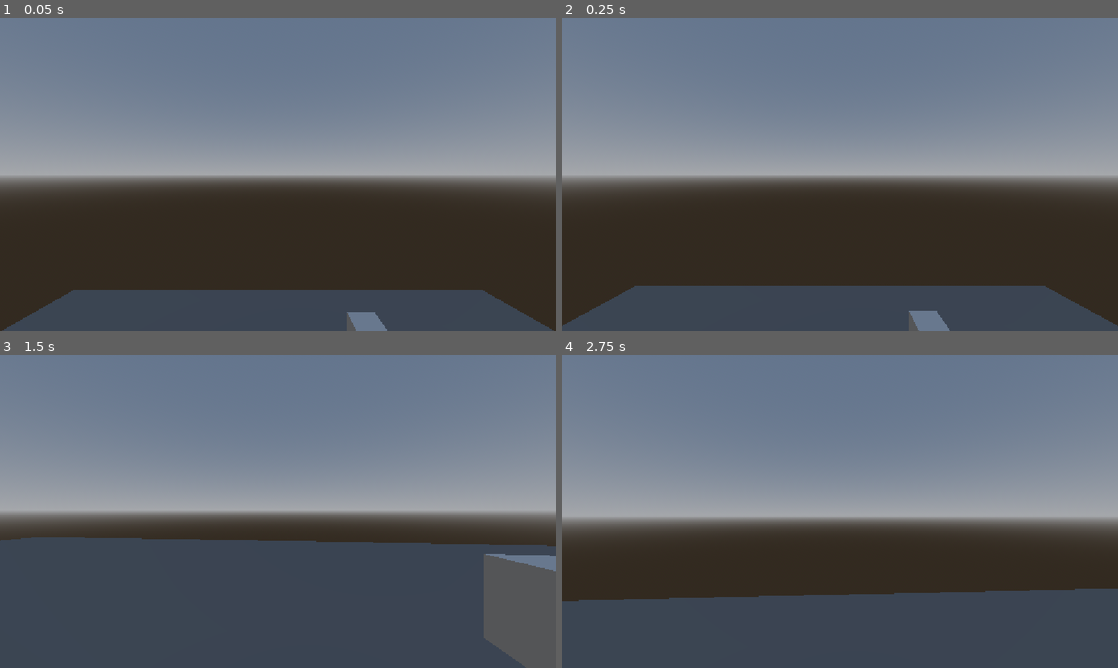
Above: before the commit, frames 1-4 (two rows, left to right).
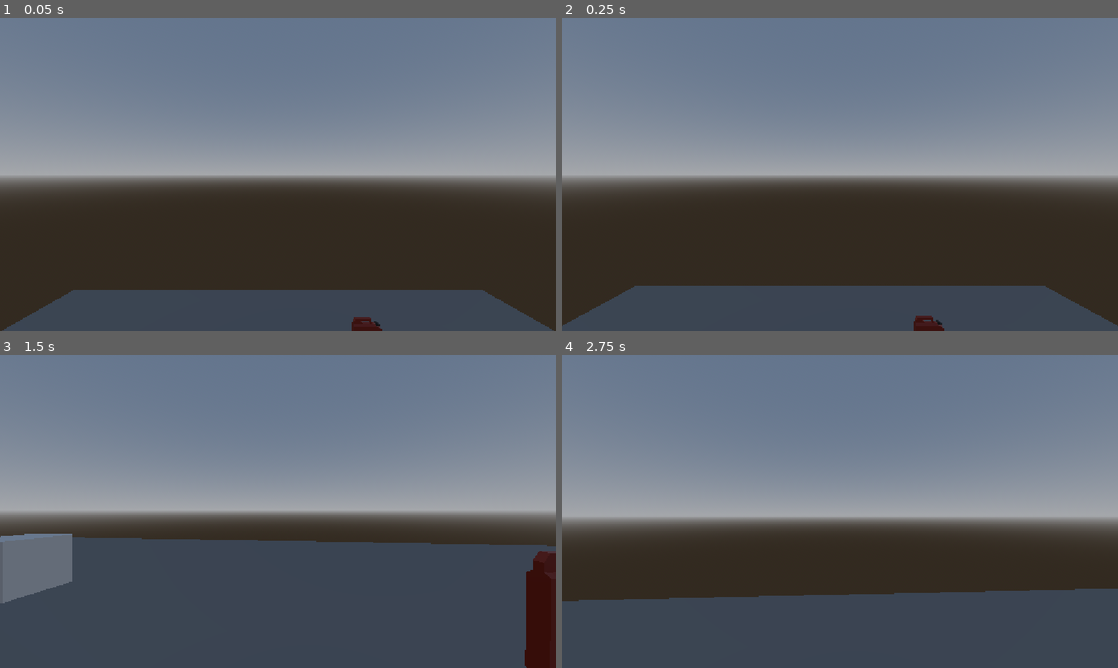
Above: after the commit, the same moments.

Repository: boredguywithacomputer/untitled-hackclub-game
Game: Godot game, scene res://node_3d.tscn
The game is run twice, just before and just after one commit, with the same random seed, the same clock (stepped at 60 frames per second) and the same inputs.
Inputs (mouse positions are in pixels of both pictures, inside the frame that each line leads up to):
- Up to frame 1 (0.05 s): no input
- Up to frame 2 (0.25 s): no input
- Up to frame 3 (1.5 s): tap Enter at 0.5 s; move the mouse to (305, 511) at 0.52 s; press the mouse at (305, 511) at 0.53 s; hold W (Forward) from 0.53 s (still down); tap Space (Jump) at 0.77 s; move the mouse to (250, 511) at 1.27 s; release the mouse at (250, 511) at 1.28 s; tap E (Interact) at 1.35 s
- Up to frame 4 (2.75 s): keep holding W (Forward); tap Space (Jump) at 1.52 s; move the mouse to (851, 505) at 2.02 s; tap Alt at 2.1 s

The runs differ from the first frame. In frame 1, 0.4% of the frame differs, in the area x 62-70%, y 94-100%; in frame 2, 0.4%; in frame 3, 6.8%, in the area x 0-100%, y 57-100%; in frame 4, nothing differs.

Commit message:
Made some minor tweaks
added models for some things, fixed a few bugs, etc.

Diff:
--- a/imdead/Events.gd
+++ b/imdead/Events.gd
@@ -3,3 +3,4 @@
 signal unprompt(object: Node)
 signal interaction(object: Node, triggerevent: String)
 signal burn(objectList: Array)
+signal slow(velocity)
--- a/imdead/character_body_3d.gd
+++ b/imdead/character_body_3d.gd
@@ -1,14 +1,18 @@
 extends CharacterBody3D
 
-const SPEED = 5.0
-const JUMP_VELOCITY = 4.5
+var SPEED = 5.0
+var JUMP_VELOCITY = 5.0
+
+func _ready() -> void:
+	Events.slow.connect(_change_speed)
+
+func _change_speed(speed):
+	SPEED += speed
 
 func _physics_process(delta: float) -> void:
-	# Add the gravity.
 	if not is_on_floor():
 		velocity += get_gravity() * delta
 
-	# Handle jump.
 	if Input.is_action_just_pressed("Jump") and is_on_floor():
 		velocity.y = JUMP_VELOCITY
 
--- a/imdead/node_3d.tscn
+++ b/imdead/node_3d.tscn
@@ -4,9 +4,11 @@
 [ext_resource type="Script" uid="uid://qcorh6p4dxxh" path="res://camera_3d.gd" id="2_noarx"]
 [ext_resource type="Script" uid="uid://bmnwym5t4enom" path="res://loot_llama.gd" id="3_a0tk4"]
 [ext_resource type="Script" uid="uid://dlq6mavbu7bq3" path="res://models/flamethrower.gd" id="4_i5arm"]
-[ext_resource type="PackedScene" uid="uid://cgye7ghib5045" path="res://flamethrower.glb" id="4_jka67"]
+[ext_resource type="PackedScene" uid="uid://cgye7ghib5045" path="res://models/flamethrower.glb" id="4_jka67"]
 [ext_resource type="Script" uid="uid://6q33gsl1ha8y" path="res://canvas_layer.gd" id="4_r3fl7"]
+[ext_resource type="PackedScene" uid="uid://b28v3y1vfv11o" path="res://models/gas.glb" id="6_4arys"]
 [ext_resource type="Script" uid="uid://dfg51hdbq46j6" path="res://door.gd" id="6_wc5p8"]
+[ext_resource type="Script" uid="uid://lof6ghwnn7lb" path="res://slowdown.gd" id="8_jsk3o"]
 
 [sub_resource type="CylinderShape3D" id="CylinderShape3D_4xowi"]
 
@@ -41,10 +43,23 @@
 [sub_resource type="StandardMaterial3D" id="StandardMaterial3D_noarx"]
 
 [sub_resource type="BoxShape3D" id="BoxShape3D_lgns8"]
+size = Vector3(1, 1, 0.3)
 
 [sub_resource type="SphereShape3D" id="SphereShape3D_5hio4"]
 
 [sub_resource type="PhysicsMaterial" id="PhysicsMaterial_jka67"]
+
+[sub_resource type="BoxShape3D" id="BoxShape3D_6iypd"]
+size = Vector3(1, 1, 0.3)
+
+[sub_resource type="BoxShape3D" id="BoxShape3D_4arys"]
+
+[sub_resource type="CylinderShape3D" id="CylinderShape3D_wc5p8"]
+
+[sub_resource type="StandardMaterial3D" id="StandardMaterial3D_wc5p8"]
+
+[sub_resource type="CylinderMesh" id="CylinderMesh_lgns8"]
+material = SubResource("StandardMaterial3D_wc5p8")
 
 [node name="Node3D" type="Node3D" unique_id=1729448010]
 
@@ -137,6 +152,7 @@
 triggeredEvent = "Grab_Fuel"
 
 [node name="MeshInstance3D" type="MeshInstance3D" parent="Fuel" unique_id=104985071]
+visible = false
 mesh = SubResource("BoxMesh_lgns8")
 surface_material_override/0 = SubResource("StandardMaterial3D_noarx")
 
@@ -149,6 +165,9 @@
 [node name="CollisionShape3D" type="CollisionShape3D" parent="Fuel/Hitbox" unique_id=1018047862]
 shape = SubResource("SphereShape3D_5hio4")
 
+[node name="gas" parent="Fuel" unique_id=794692449 instance=ExtResource("6_4arys")]
+transform = Transform3D(0.3, 0, 0, 0, 0.3, 0, 0, 0, 0.3, 0, 0, 0)
+
 [node name="Fuel2" type="RigidBody3D" parent="." unique_id=1200942483]
 transform = Transform3D(1, 0, 0, 0, 1, 0, 0, 0, 1, -3, 3, 6.906854)
 mass = 300.0
@@ -156,16 +175,8 @@
 promptName = "Refuel"
 triggeredEvent = "Grab_Fuel"
 
-[node name="MeshInstance3D" type="MeshInstance3D" parent="Fuel2" unique_id=421986854]
-mesh = SubResource("BoxMesh_lgns8")
-surface_material_override/0 = SubResource("StandardMaterial3D_noarx")
-
-[node name="MeshInstance3D2" type="MeshInstance3D" parent="Fuel2" unique_id=455511645]
-mesh = SubResource("BoxMesh_lgns8")
-surface_material_override/0 = SubResource("StandardMaterial3D_noarx")
-
 [node name="CollisionShape3D" type="CollisionShape3D" parent="Fuel2" unique_id=2035176314]
-shape = SubResource("BoxShape3D_lgns8")
+shape = SubResource("BoxShape3D_6iypd")
 
 [node name="Hitbox" type="Area3D" parent="Fuel2" unique_id=305148974]
 transform = Transform3D(3, 0, 0, 0, 3, 0, 0, 0, 3, 0, 0, 0)
@@ -173,8 +184,11 @@
 [node name="CollisionShape3D" type="CollisionShape3D" parent="Fuel2/Hitbox" unique_id=1638266859]
 shape = SubResource("SphereShape3D_5hio4")
 
+[node name="gas" parent="Fuel2" unique_id=995519572 instance=ExtResource("6_4arys")]
+transform = Transform3D(0.3, 0, 0, 0, 0.3, 0, 0, 0, 0.3, 0, 0, 0)
+
 [node name="Door" type="RigidBody3D" parent="." unique_id=603209943]
-transform = Transform3D(1, 0, 0, 0, 1, 0, 0, 0, 1, 5, 3, -5.093146)
+transform = Transform3D(1, 0, 0, 0, 1, 0, 0, 0, 1, 5, 1, 8)
 collision_layer = 16
 mass = 300.0
 script = ExtResource("6_wc5p8")
@@ -183,13 +197,8 @@
 mesh = SubResource("BoxMesh_lgns8")
 surface_material_override/0 = SubResource("StandardMaterial3D_noarx")
 
-[node name="MeshInstance3D2" type="MeshInstance3D" parent="Door" unique_id=1436865134]
-layers = 16
-mesh = SubResource("BoxMesh_lgns8")
-surface_material_override/0 = SubResource("StandardMaterial3D_noarx")
-
 [node name="CollisionShape3D" type="CollisionShape3D" parent="Door" unique_id=414491945]
-shape = SubResource("BoxShape3D_lgns8")
+shape = SubResource("BoxShape3D_4arys")
 
 [node name="Hitbox" type="Area3D" parent="Door" unique_id=122030379]
 transform = Transform3D(3, 0, 0, 0, 3, 0, 0, 0, 3, 0, 0, 0)
@@ -222,3 +231,15 @@
 offset_right = 60.0
 offset_bottom = 43.0
 vertical_alignment = 2
+
+[node name="Mud" type="Area3D" parent="." unique_id=2065136190]
+transform = Transform3D(1, 0, 0, 0, 1, 0, 0, 0, 1, 5, 0, -3)
+script = ExtResource("8_jsk3o")
+
+[node name="CollisionShape3D" type="CollisionShape3D" parent="Mud" unique_id=1554047267]
+transform = Transform3D(4, 0, 0, 0, 4, 0, 0, 0, 4, 0, 0, 0)
+shape = SubResource("CylinderShape3D_wc5p8")
+
+[node name="MeshInstance3D" type="MeshInstance3D" parent="Mud" unique_id=1527045573]
+transform = Transform3D(4, 0, 0, 0, 0.2, 0, 0, 0, 4, 0, 0, 0)
+mesh = SubResource("CylinderMesh_lgns8")
--- /dev/null
+++ b/imdead/slowdown.gd
@@ -0,0 +1,20 @@
+extends Area3D
+
+var debuff = -3
+
+func _ready() -> void:
+	body_entered.connect(_slowdown)
+	body_exited.connect(_unslowdown)
+
+func _process(delta: float) -> void:
+	pass
+
+func _slowdown(body: Node3D):
+	if !body.name == "Player": return
+	Events.slow.emit(debuff)
+	print("slowing")
+
+func _unslowdown(body: Node3D):
+	if !body.name == "Player": return
+	Events.slow.emit(-debuff)
+	print("unslowing")
Renamed: imdead/flamethrower.glb -> imdead/models/flamethrower.glb
Not shown, changed: imdead/models/flamethrower.glb.import
Binary file added: imdead/models/gas.glb
Not shown, added: imdead/models/gas.glb.import
Not shown, added: imdead/slowdown.gd.uid
